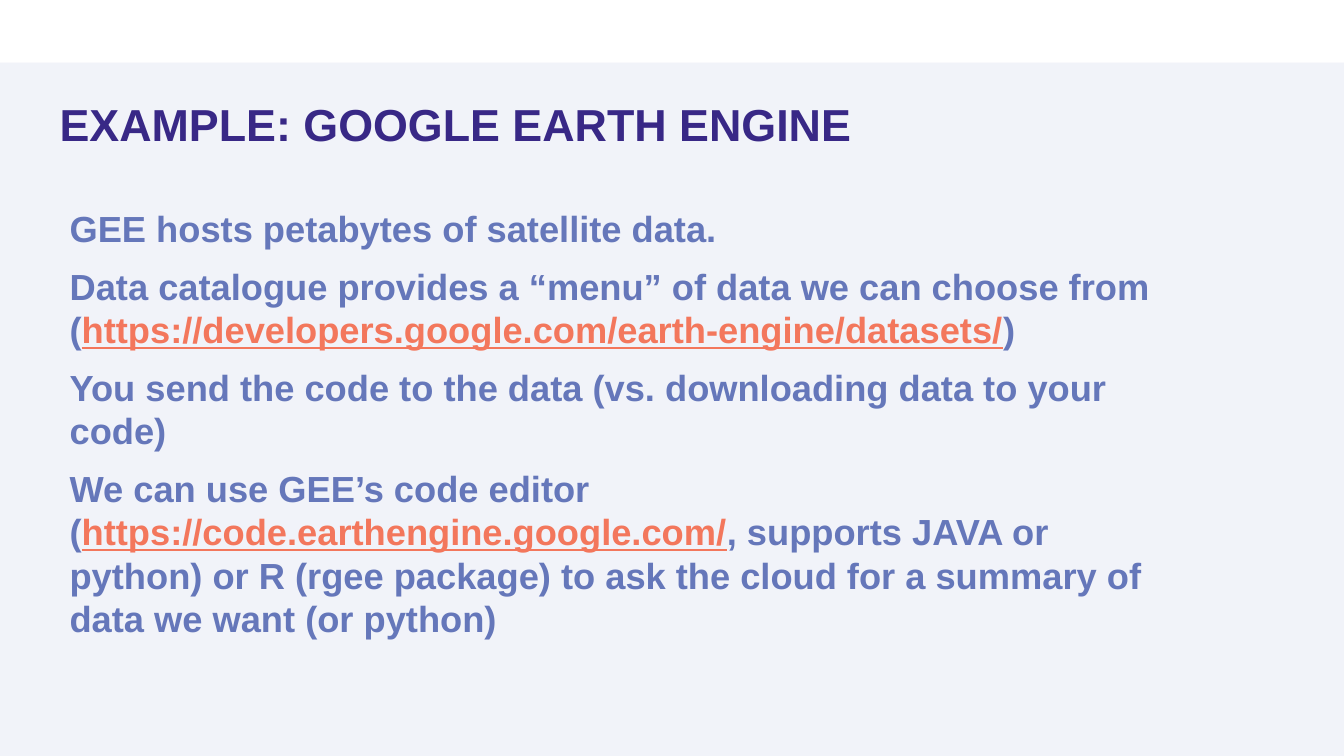
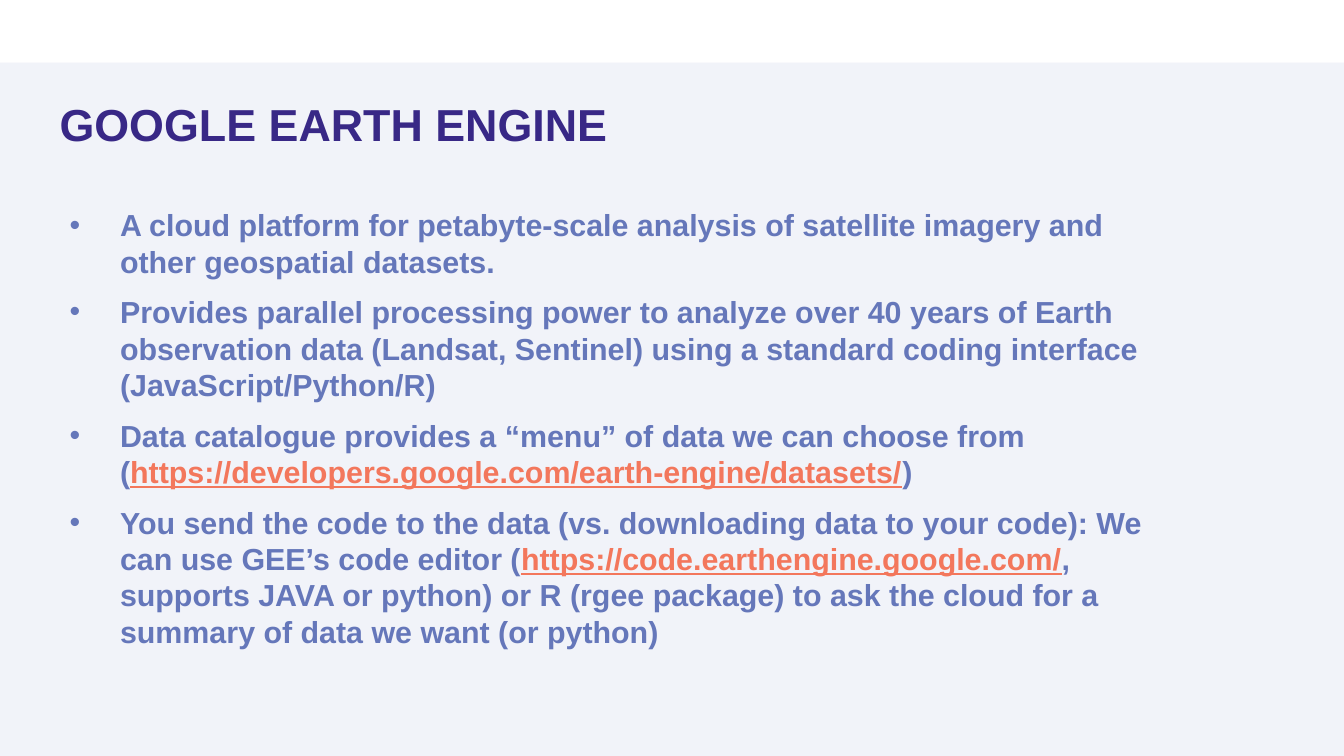
Before and after one commit to sooyoung1021/Module-5-Open-Source-Data, a slide deck: slide 20 of presentations/Module 5_Open Source Data.pptx (slide 18 before the commit). Drawn at 1344x756 pixels with LibreOffice and Linux fonts; fonts in the diff are those of the drawing; background and template pictures are left out. Boxes give left, top, right and bottom in pixels: in the first picture for what was removed or moved away, otherwise in the second. Text is boxed around its words. In the diff, an @@ line names an element or a change of style, - is before the commit and + after.

```diff
--- a/presentations/Module 5_Open Source Data.pptx
+++ b/presentations/Module 5_Open Source Data.pptx
@@ title at (60, 109, 607, 142): text changed @@
-EXAMPLE: GOOGLE EARTH ENGINE
+GOOGLE EARTH ENGINE
@@ text at (120, 214, 1138, 402): text changed; size 25.9 to 21.7 pt @@
-GEE hosts petabytes of satellite data.
+• A cloud platform for petabyte-scale analysis of satellite imagery and other geospatial datasets.
+• Provides parallel processing power to analyze over 40 years of Earth observation data (Landsat, Sentinel) using a standard coding interface (JavaScript/Python/R)
@@ text at (120, 425, 1025, 489): size 25.9 to 21.7 pt in "Data catalogue provides a “menu” of data ..."; bullet none to • @@
@@ text at (120, 512, 1141, 649): text changed; size 25.9 to 21.7 pt @@
-You send the code to the data (vs. downloading data to your code)
-We can use GEE’s code editor (https://code.earthengine.google.com/, supports JAVA or python) or R (rgee package) to ask the cloud for a summary of data we want (or python)
+• You send the code to the data (vs. downloading data to your code): We can use GEE’s code editor (https://code.earthengine.google.com/, supports JAVA or python) or R (rgee package) to ask the cloud for a summary of data we want (or python)
```
Also in this commit, not shown: 8 other slides changed, 12 slides added, 4 slides removed, 1 other file.
